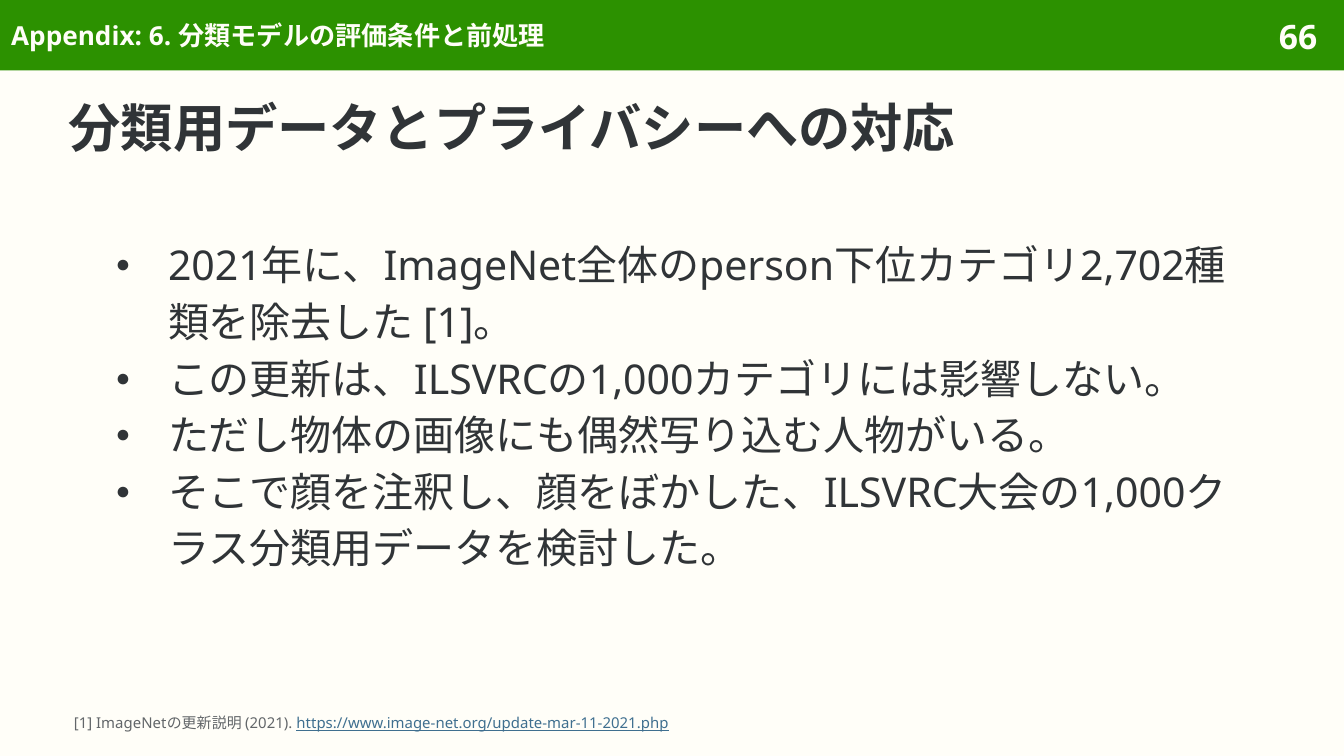
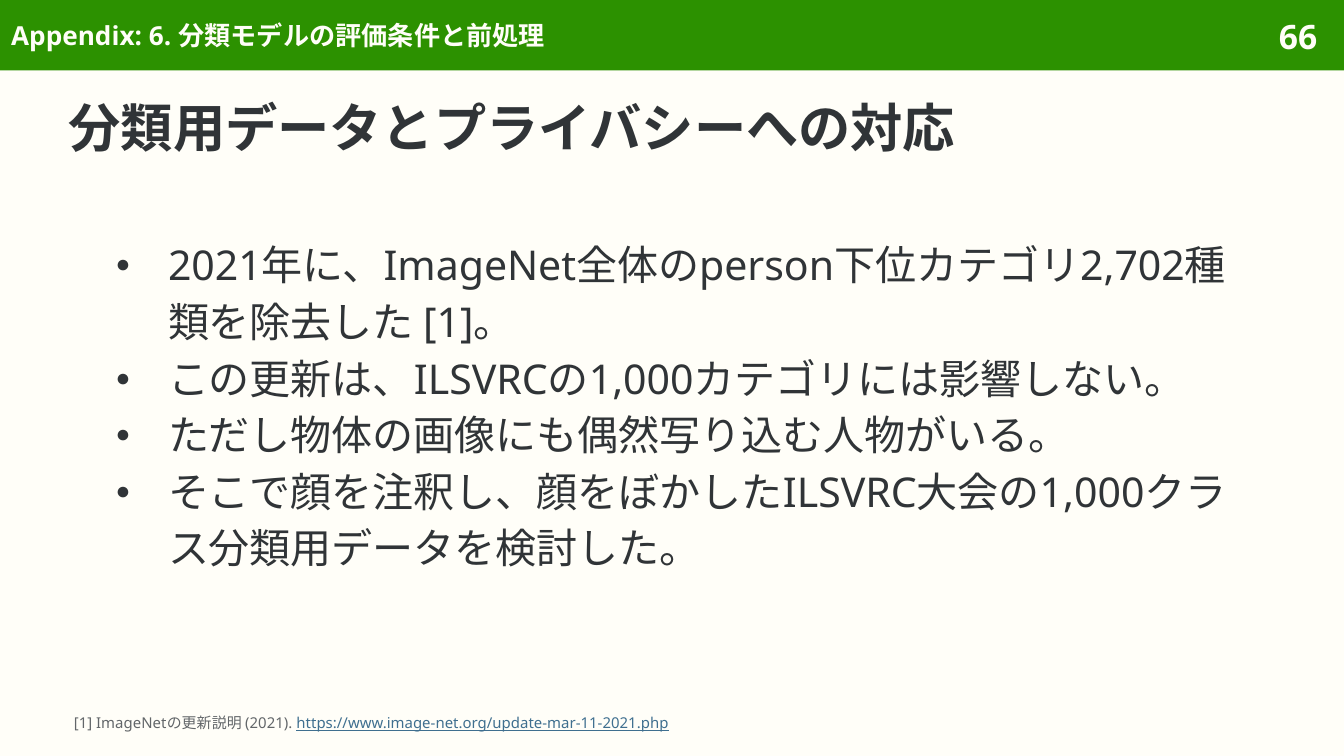
Before and after one commit to sasakiy84/datasets-in-10-minutes, a slide deck: slide 66 of slides/datasets-in-10-minutes-imagenet.pptx. Drawn at 1344x756 pixels with LibreOffice and Linux fonts; fonts in the diff are those of the drawing. Boxes give left, top, right and bottom in pixels: in the first picture for what was removed or moved away, otherwise in the second. Text is boxed around its words. In the diff, an @@ line names an element or a change of style, - is before the commit and + after.

```diff
--- a/slides/datasets-in-10-minutes-imagenet.pptx
+++ b/slides/datasets-in-10-minutes-imagenet.pptx
@@ text at (168,472,1227,567): text changed @@
-● そこで顔を注釈し、顔をぼかした、ILSVRC大会の1,000クラス分類用データを検討した。
+● そこで顔を注釈し、顔をぼかしたILSVRC大会の1,000クラス分類用データを検討した。
```
Also in this commit, not shown: 17 other slides changed, 7 other files.
